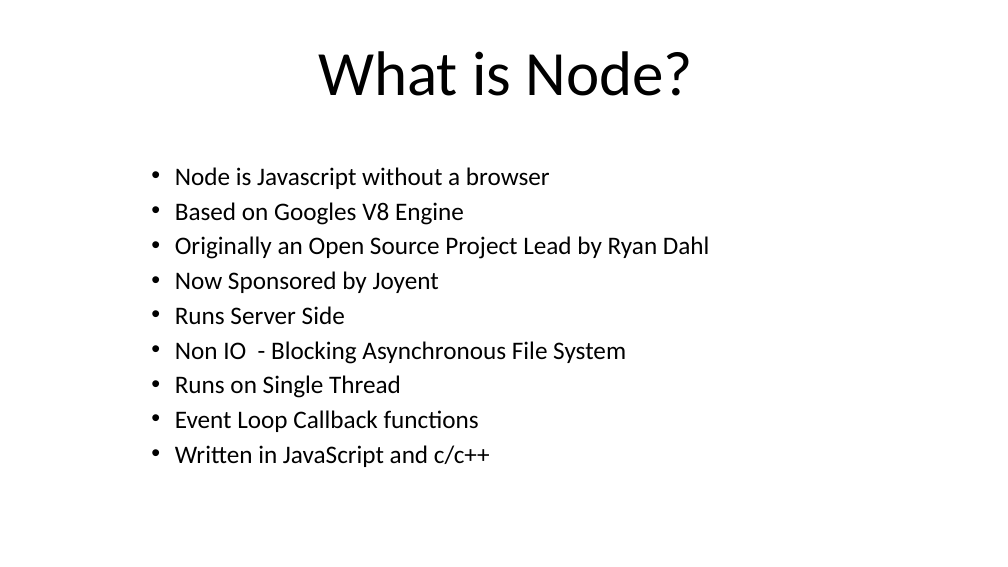
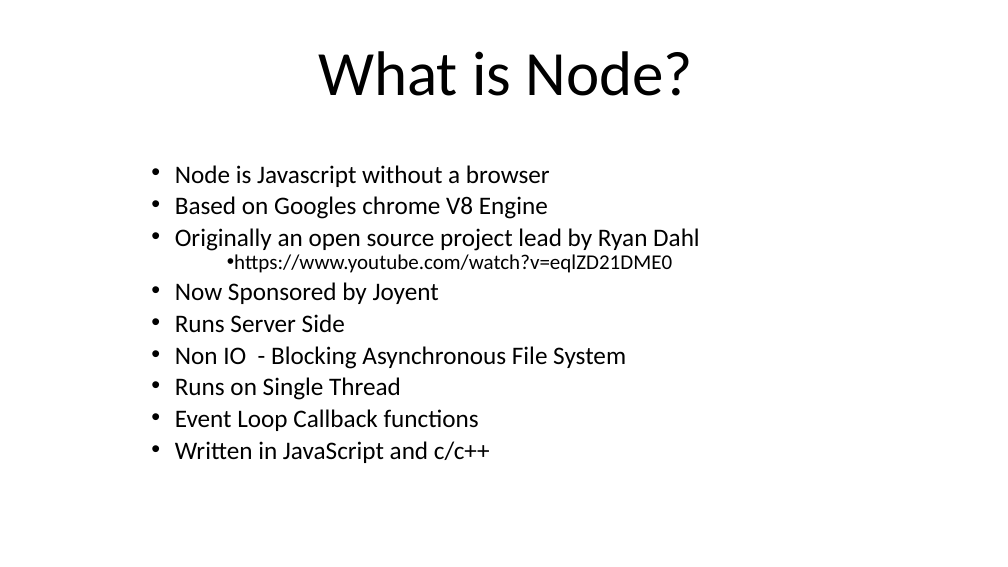
Before and after one commit to VDUNY/2015-02, a slide deck: slide 1 of NodeJSPresentation.ppt. Drawn at 1008x567 pixels with LibreOffice and Linux fonts; fonts in the diff are those of the drawing. Boxes give left, top, right and bottom in pixels: in the first picture for what was removed or moved away, otherwise in the second. Text is boxed around its words. In the diff, an @@ line names an element or a change of style, - is before the commit and + after.

```diff
--- a/NodeJSPresentation.ppt
+++ b/NodeJSPresentation.ppt
@@ subtitle at (175,165,626,463): line spacing 0.8 to 0.7 @@
@@ subtitle at (175,196,700,273): text changed @@
-• Based on Googles V8 Engine
-• Originally an Open Source Project Lead by Ryan Dahl
+• Based on Googles chrome V8 Engine
+• Originally an open source project lead by Ryan Dahl
+  • https://www.youtube.com/watch?v=eqlZD21DME0
```
Also in this commit, not shown: 3 other slides changed, 4 other files.
